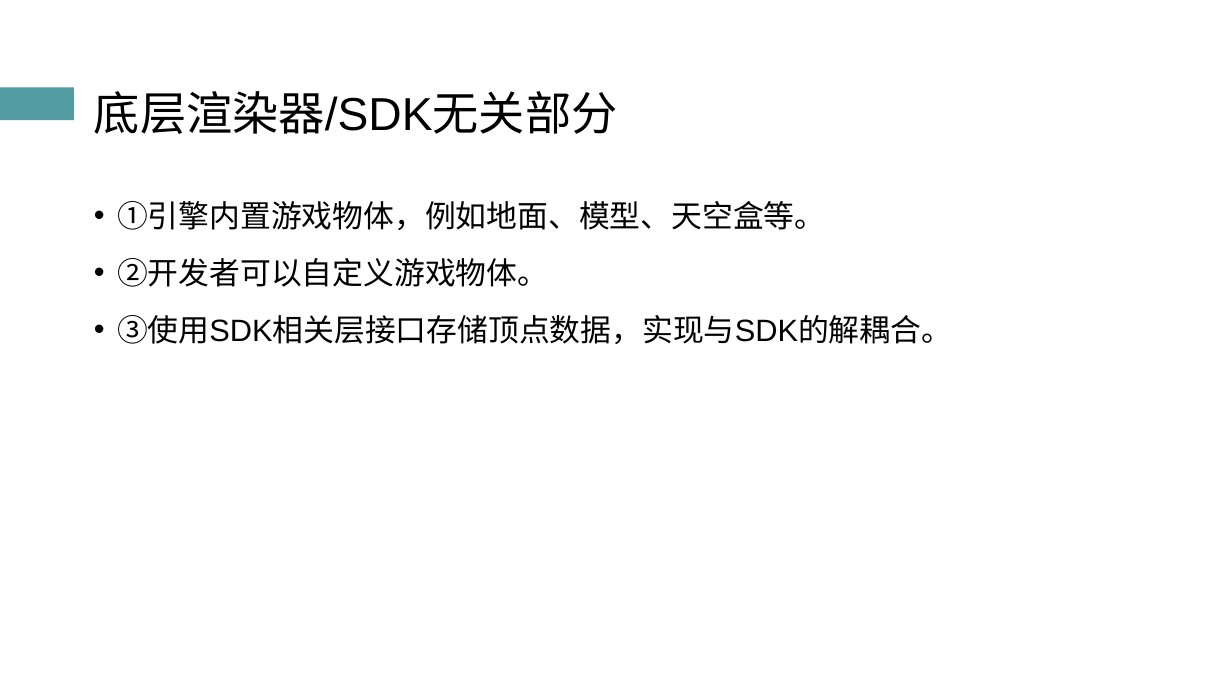
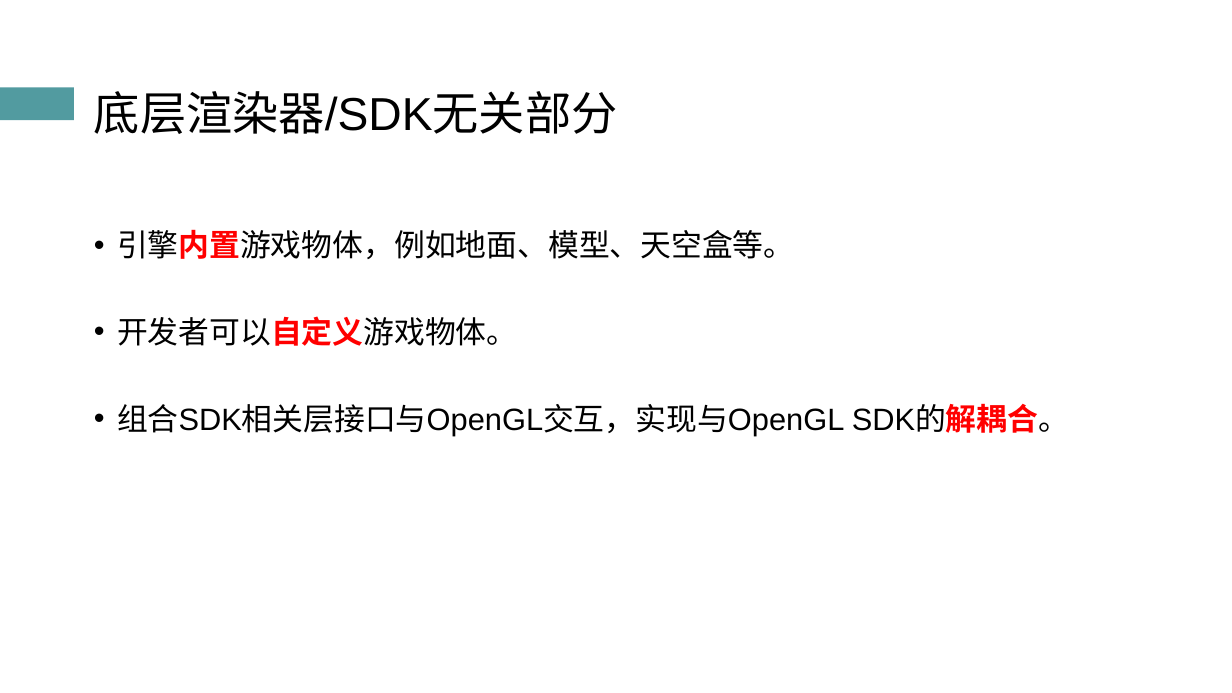
Before and after one commit to atom-chen/Main, a slide deck: slide 22 of OpenGL/答辩PPT.pptx. Drawn at 1232x693 pixels with LibreOffice and Linux fonts; fonts in the diff are those of the drawing. Boxes give left, top, right and bottom in pixels: in the first picture for what was removed or moved away, otherwise in the second. Text is boxed around its words. In the diff, an @@ line names an element or a change of style, - is before the commit and + after.

```diff
--- a/OpenGL/答辩PPT.pptx
+++ b/OpenGL/答辩PPT.pptx
@@ text at <box>117,229,1069,437</box>: text changed @@
-• ①引擎内置游戏物体，例如地面、模型、天空盒等。
-• ②开发者可以自定义游戏物体。
-• ③使用SDK相关层接口存储顶点数据，实现与SDK的解耦合。
+• 引擎内置游戏物体，例如地面、模型、天空盒等。
+• 开发者可以自定义游戏物体。
+• 组合SDK相关层接口与OpenGL交互，实现与OpenGL SDK的解耦合。
```
Also in this commit, not shown: 18 other slides changed, 1 slide removed, 50 other files.
